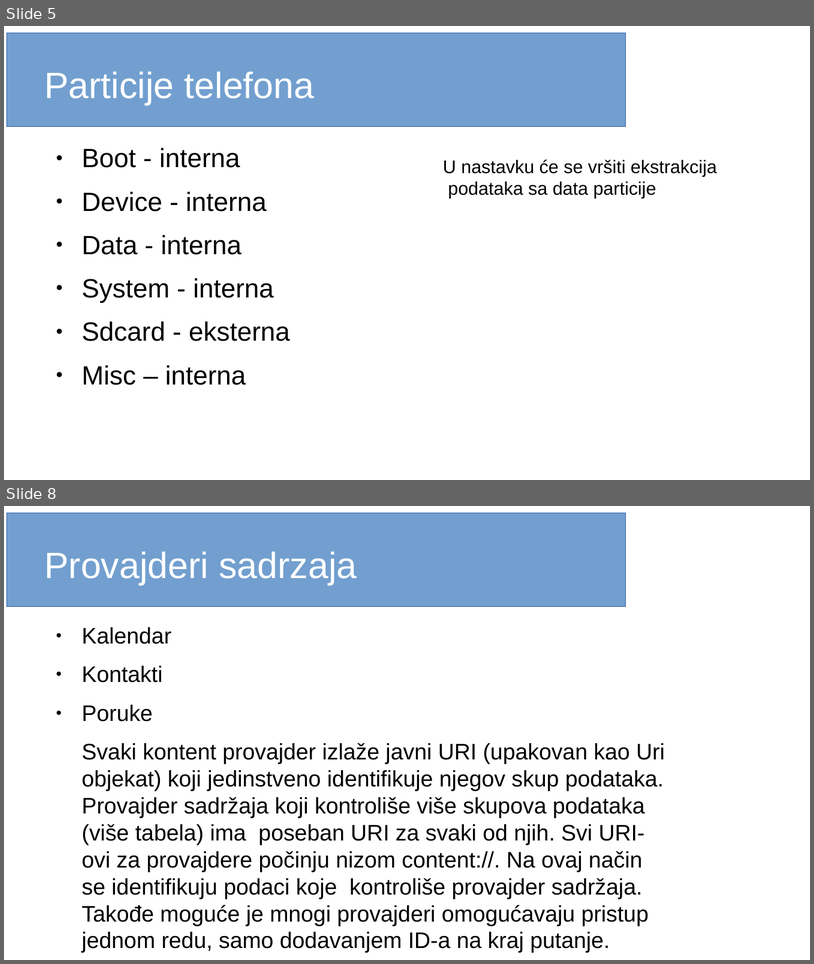
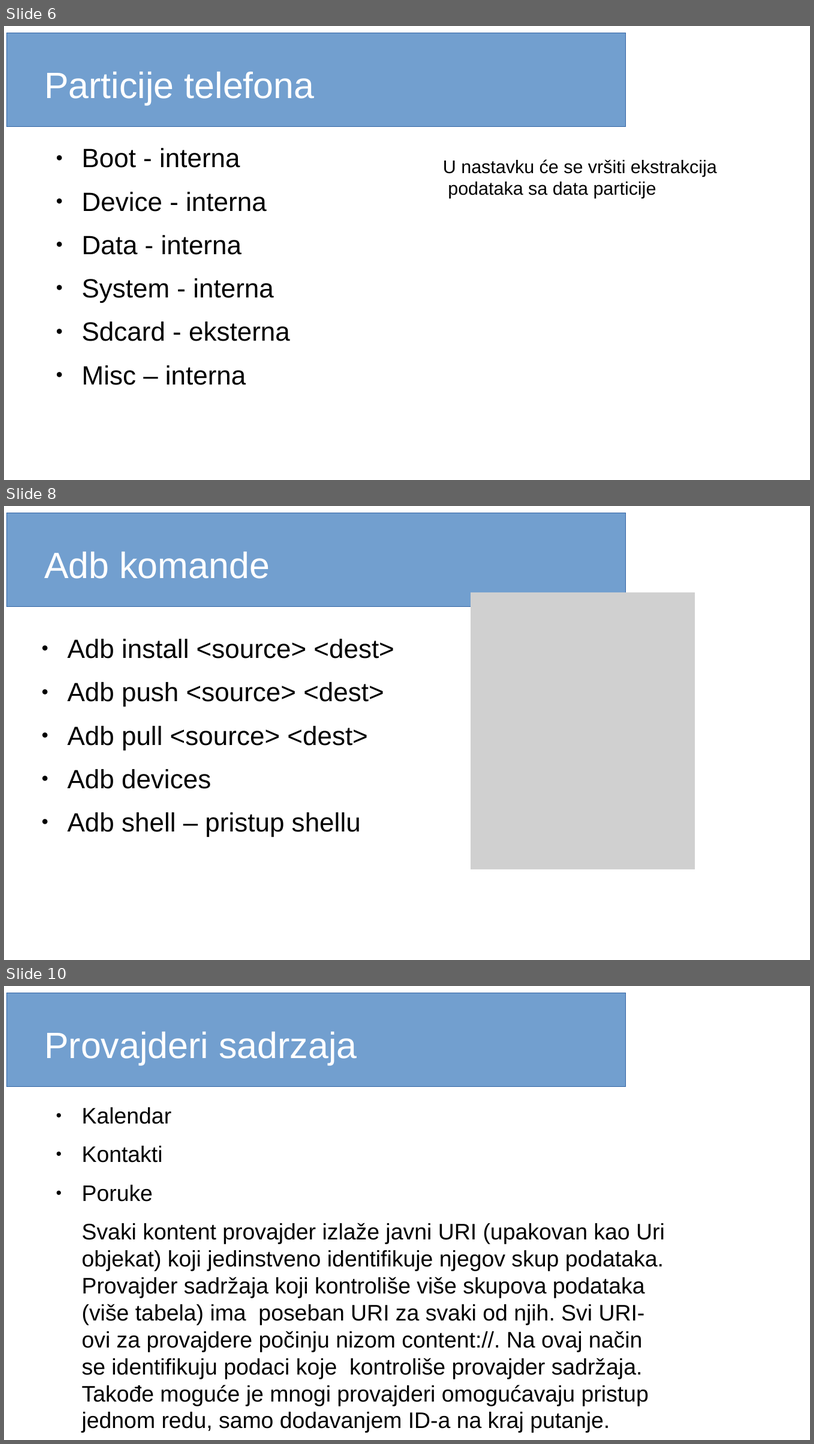
Before and after one commit to Natalija96/AdbTool, a slide deck: Seminarski i prezentacija/dfpreznetacija.ODP. Shown one above the other, each under a label of ours: slides 5 and 8 before the commit, slides 6, 8 and 10 after it; the slides between them are not shown. The pictures are 814x964 and 814x1444 pixels, drawn with LibreOffice and Linux fonts; fonts in the diff are those of the drawing; grey boxes stand for pictures. Boxes give left, top, right and bottom in pixels: in the first picture for what was removed or moved away, otherwise in the second. Text is boxed around its words. In the diff, an @@ line names an element or a change of style, - is before the commit and + after.

```diff
--- a/Seminarski i prezentacija/dfpreznetacija.ODP
+++ b/Seminarski i prezentacija/dfpreznetacija.ODP
@@ slide 8 added at [4,506,810,960], background #FFFFFF; not listed: 1 template element that a slide beside it also shows @@
@@ title added at [44,552,270,579], 36 pt, text #FFFFFF @@
+Adb komande
@@ picture added at [471,592,696,869] @@
@@ text added at [68,639,395,837], 26 pt, text #000000 @@
+● Adb install <source> <dest>
+● Adb push <source> <dest>
+● Adb pull <source> <dest>
+● Adb devices
+● Adb shell – pristup shellu
@@ what was slide 5 is now slide 6 @@
@@ what was slide 8 is now slide 10 @@
```
Also in this commit, not shown: 5 slides changed, 6 other slides added, 1 slide removed, 2 other files.
